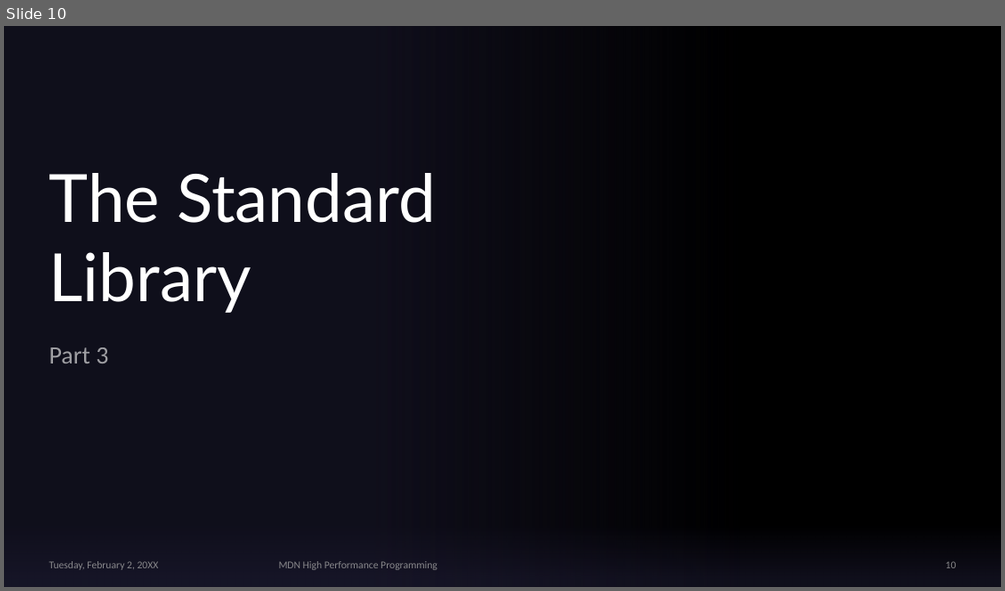
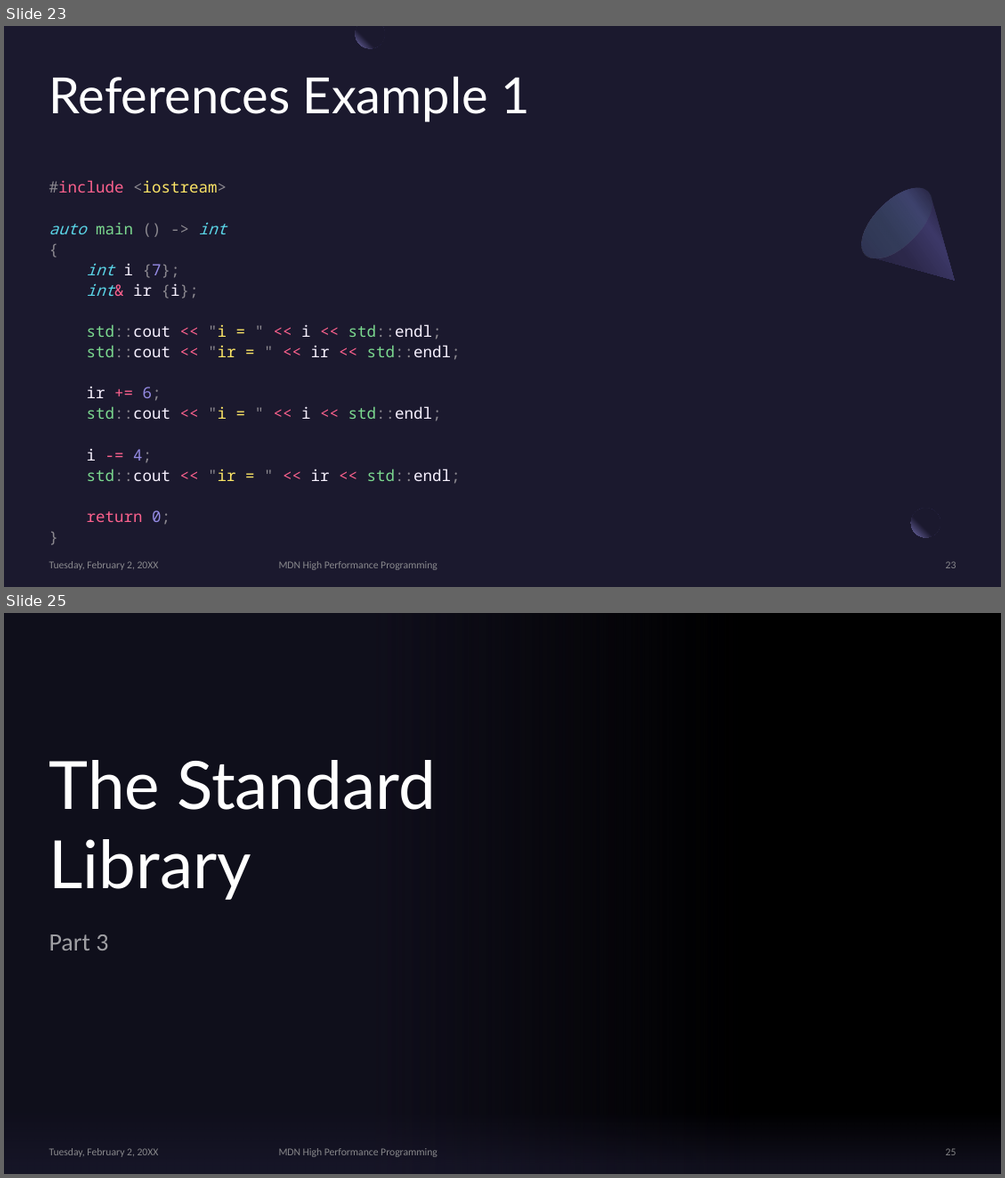
Before and after one commit to MonashDeepNeuron/HPP, a slide deck: content/part3/slides/hpp_part3.pptx. Shown one above the other, each under a label of ours: slide 10 before the commit, slides 23 and 25 after it; the slides between them are not shown. The pictures are 1005x591 and 1005x1178 pixels, drawn with LibreOffice and Linux fonts; fonts in the diff are those of the drawing; background and template pictures are left out. Boxes give left, top, right and bottom in pixels: in the first picture for what was removed or moved away, otherwise in the second. Text is boxed around its words. In the diff, an @@ line names an element or a change of style, - is before the commit and + after.

```diff
--- a/content/part3/slides/hpp_part3.pptx
+++ b/content/part3/slides/hpp_part3.pptx
@@ slide 23 added at bbox=[4, 26, 1001, 587], background #1B192E @@
@@ freeform shape added at bbox=[356, 26, 385, 48], fill gradient #1B192E to #7771B2 @@
@@ title added at bbox=[49, 76, 529, 122], 48 pt, text #FFFFFF @@
+References Example 1
@@ text added at bbox=[49, 180, 461, 522], 15 pt, text #8B888F @@
+#include <iostream>
+auto main () -> int
+{
+int i {7};
+int& ir {i};
+std::cout << "i = " << i << std::endl;
+std::cout << "ir = " << ir << std::endl;
+ir += 6;
+std::cout << "i = " << i << std::endl;
+i -= 4;
+std::cout << "ir = " << ir << std::endl;
+return 0;
+}
@@ freeform shape added at bbox=[850, 176, 986, 312], fill gradient #2C284A to #3C3867 to #1B192E @@
@@ ellipse added at bbox=[850, 176, 944, 270], fill gradient #454075 to #5BEFC1 @@
@@ rectangle added at bbox=[940, 502, 971, 532], fill #1B192E at 80% opacity @@
@@ ellipse added at bbox=[911, 508, 940, 538], fill gradient #1B192E to #7771B2 @@
@@ text added at bbox=[49, 561, 159, 570], 10 pt, text #A6A6A6 at 80% opacity @@
+Tuesday, February 2, 20XX
@@ text added at bbox=[279, 561, 437, 570], 10 pt, text #A6A6A6 at 80% opacity @@
+MDN High Performance Programming
@@ page number added at bbox=[946, 561, 956, 568], 10 pt, text #A6A6A6 at 80% opacity @@
+23
@@ what was slide 10 is now slide 25 @@
@@ page number at bbox=[946, 1148, 956, 1155]: text changed @@
-10
+25
```
Also in this commit, not shown: 2 slides changed, 23 other slides added, 4 other files.
